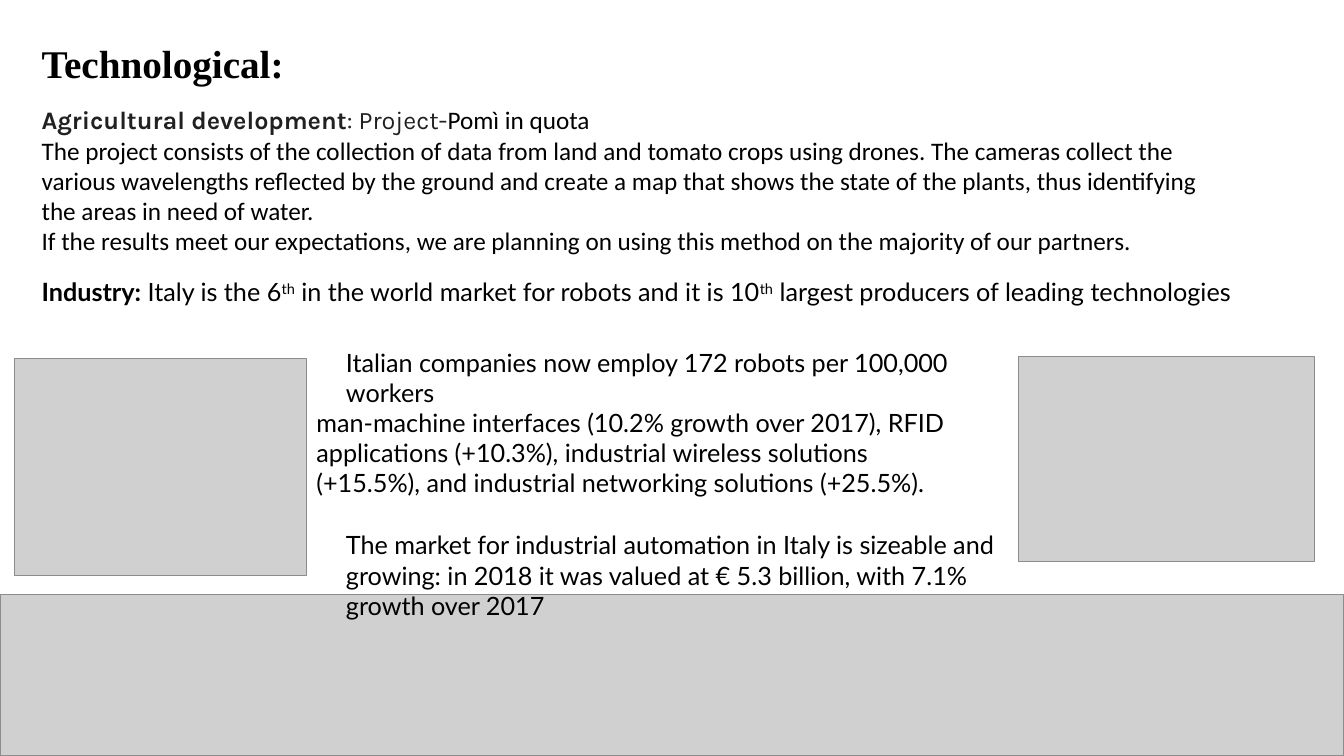
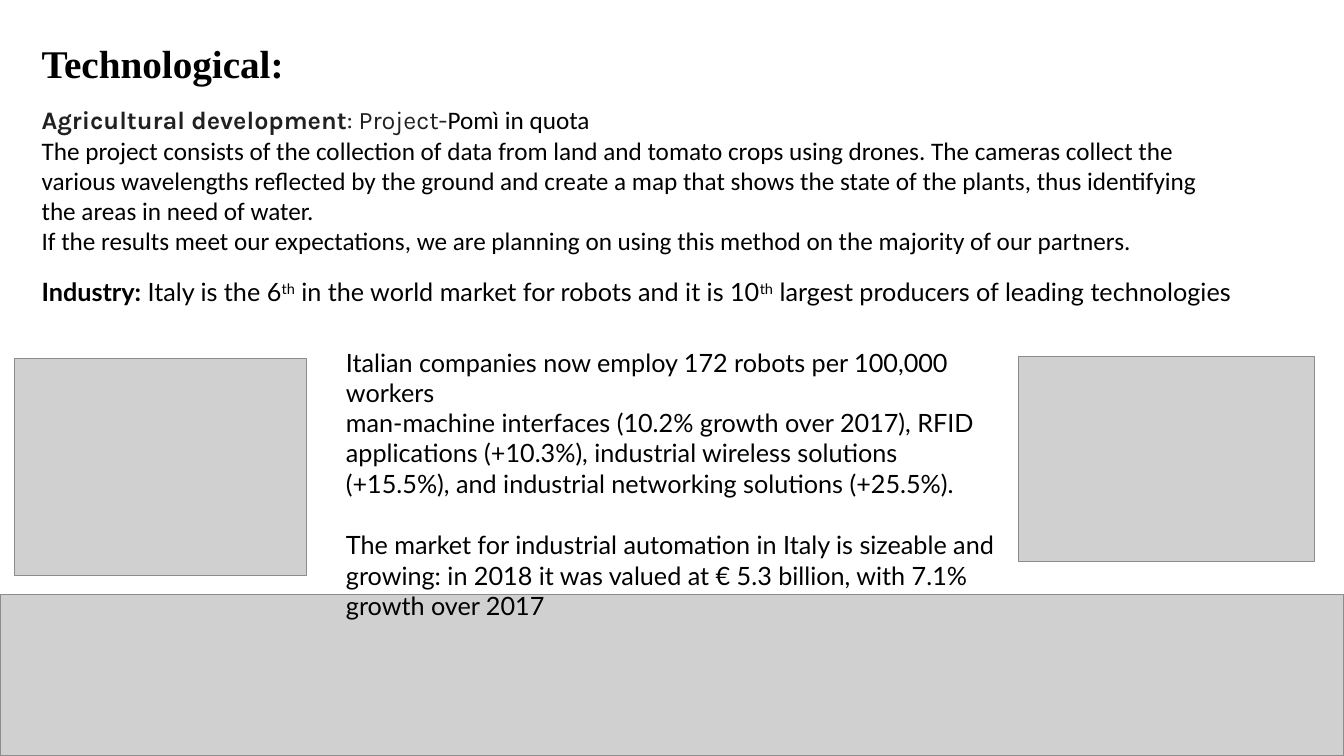
Before and after one commit to Utki-Ji/project, a slide deck: slide 8 of Global.pptx. Drawn at 1344x756 pixels with LibreOffice and Linux fonts; fonts in the diff are those of the drawing; grey boxes stand for pictures. Boxes give left, top, right and bottom in pixels: in the first picture for what was removed or moved away, otherwise in the second. Text is boxed around its words. In the diff, an @@ line names an element or a change of style, - is before the commit and + after.

```diff
--- a/Global.pptx
+++ b/Global.pptx
@@ text "man-machine interfaces (10.2% growth over ...": place and size @@
-text "man-machine interfaces (10.2% growth over ..." at <box>316,412,944,497</box>
+text "man-machine interfaces (10.2% growth over ..." at <box>346,412,973,497</box>
```
Also in this commit, not shown: 4 other slides changed, 1 slide added, 1 slide removed.
